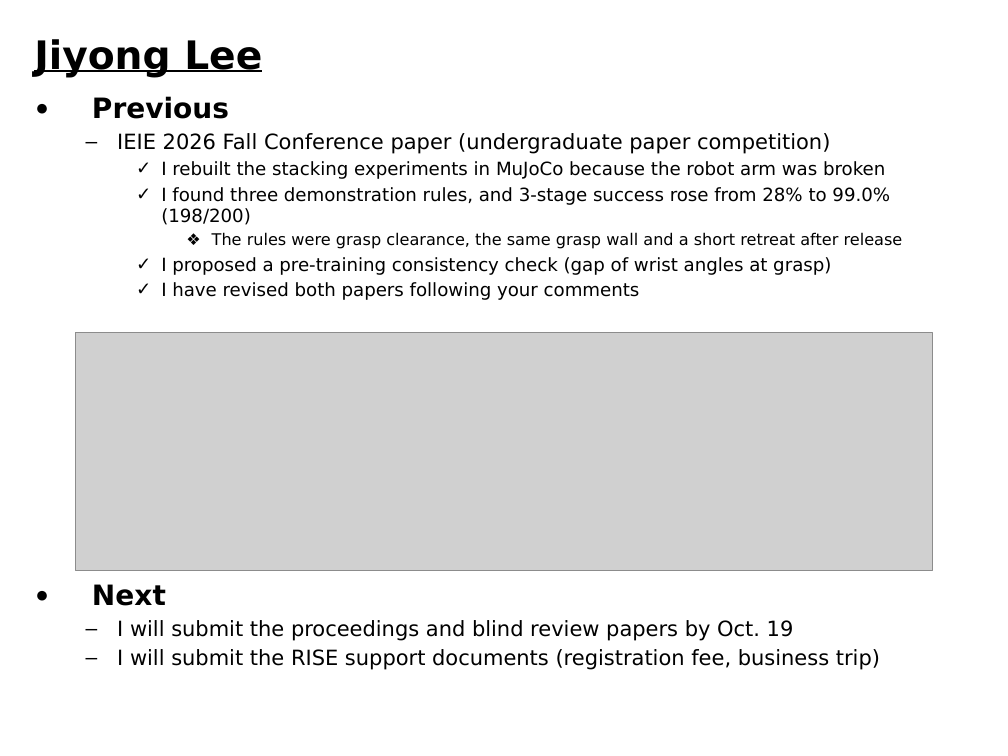
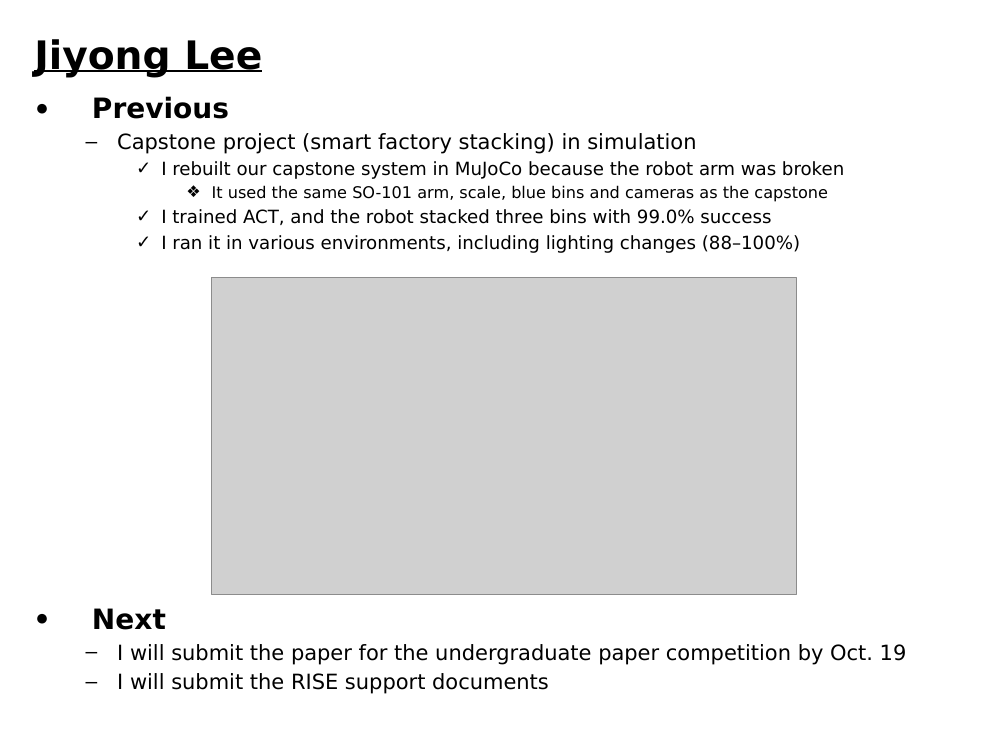
Before and after one commit to kakabab12/LAB-1309, a slide deck: slide 2 of 09_주간보고/2026-10-14/주간보고_10_14_이지용.pptx. Drawn at 1008x756 pixels with LibreOffice and Linux fonts; fonts in the diff are those of the drawing; grey boxes stand for pictures. Boxes give left, top, right and bottom in pixels: in the first picture for what was removed or moved away, otherwise in the second. Text is boxed around its words. In the diff, an @@ line names an element or a change of style, - is before the commit and + after.

```diff
--- a/09_주간보고/2026-10-14/주간보고_10_14_이지용.pptx
+++ b/09_주간보고/2026-10-14/주간보고_10_14_이지용.pptx
@@ text at <box>117,133,844,253</box>: text changed @@
-  – IEIE 2026 Fall Conference paper (undergraduate paper competition)
-    ✓ I rebuilt the stacking experiments in MuJoCo because the robot arm was broken
-    ✓ I found three demonstration rules, and 3-stage success rose from 28% to 99.0% (198/200)
-      ❖ The rules were grasp clearance, the same grasp wall and a short retreat after release
-    ✓ I proposed a pre-training consistency check (gap of wrist angles at grasp)
-    ✓ I have revised both papers following your comments
+  – Capstone project (smart factory stacking) in simulation
+    ✓ I rebuilt our capstone system in MuJoCo because the robot arm was broken
+      ❖ It used the same SO-101 arm, scale, blue bins and cameras as the capstone
+    ✓ I trained ACT, and the robot stacked three bins with 99.0% success
+    ✓ I ran it in various environments, including lighting changes (88–100%)
@@ picture: place and size @@
-picture at <box>76,333,932,571</box>
+picture at <box>212,277,796,595</box>
@@ text "Next": place and size @@
-text "Next" at <box>92,584,880,670</box>
+text "Next" at <box>92,608,907,694</box>
@@ text at <box>117,644,907,694</box>: text changed @@
-  – I will submit the proceedings and blind review papers by Oct. 19
-  – I will submit the RISE support documents (registration fee, business trip)
+  – I will submit the paper for the undergraduate paper competition by Oct. 19
+  – I will submit the RISE support documents
```
Also in this commit, not shown: 8 other files.
